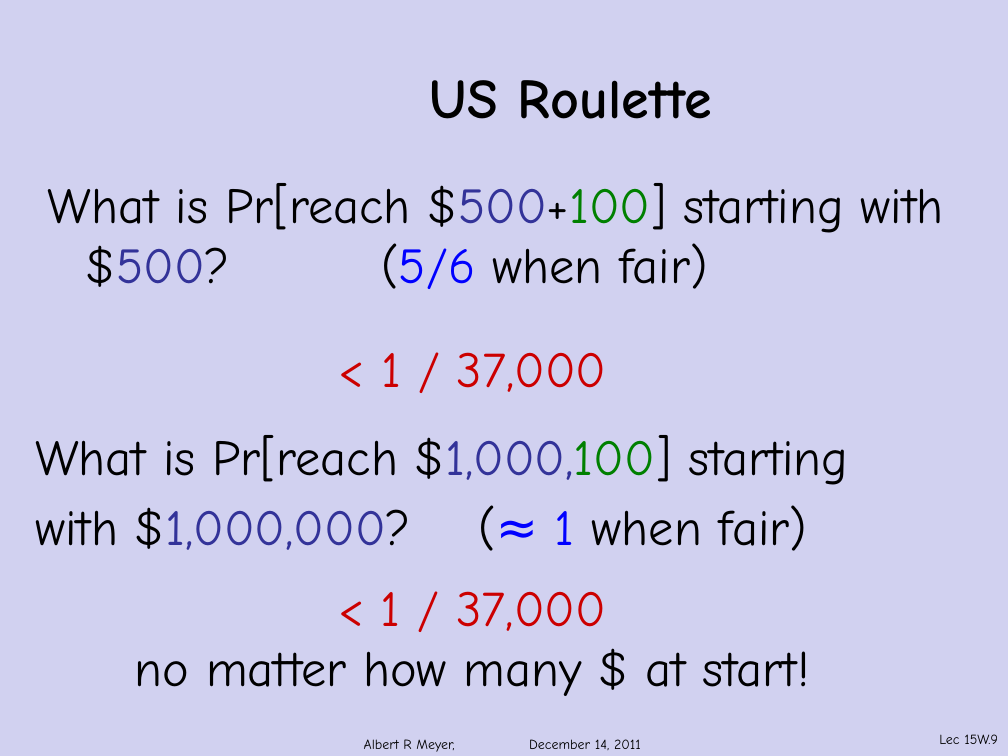
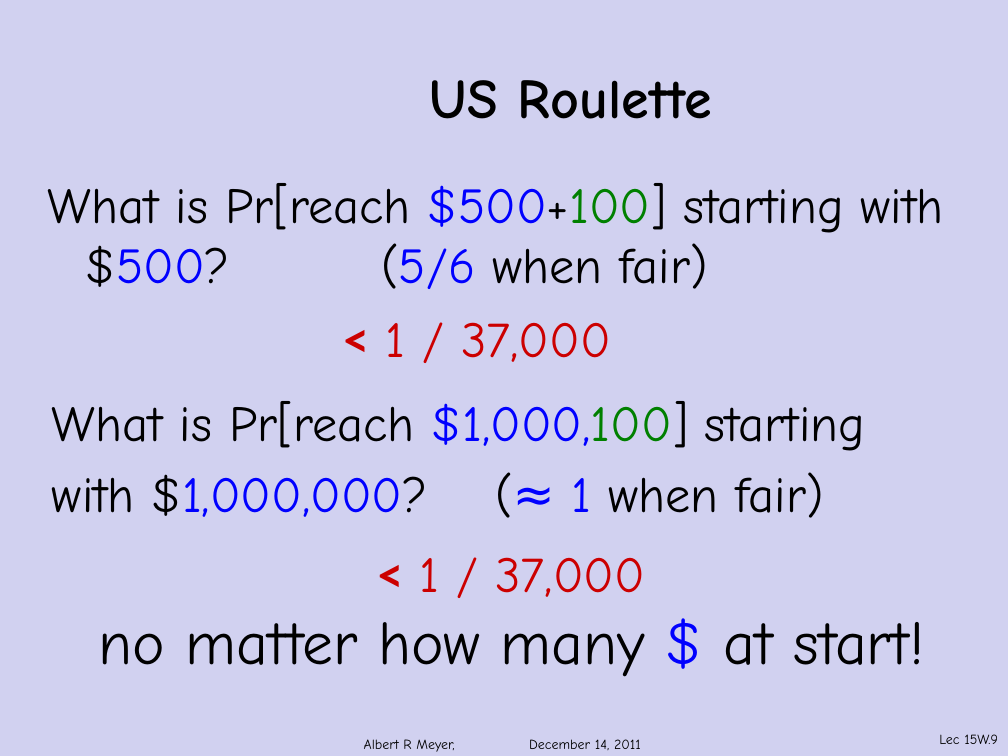
Before and after one commit to armeyer/mcs_web, a slide deck: slide 9 of fall11/slidesF11/slides15w.pptx. Drawn at 1008x756 pixels with LibreOffice and Linux fonts; fonts in the diff are those of the drawing; background and template pictures are left out. Boxes give left, top, right and bottom in pixels: in the first picture for what was removed or moved away, otherwise in the second. Text is boxed around its words. In the diff, an @@ line names an element or a change of style, - is before the commit and + after.

```diff
--- a/fall11/slidesF11/slides15w.pptx
+++ b/fall11/slidesF11/slides15w.pptx
@@ text "What is Pr[reach $500+100] starting ..." at <box>48,183,944,289</box>: text colour #000000 to #0000FF in "$500+100]"; text colour #333399 to #0000FF in "$500+100] $500?" @@
@@ text "< 1 / 37,000": place and size @@
-text "< 1 / 37,000" at <box>381,352,607,392</box>
+text "< 1 / 37,000" at <box>386,322,611,362</box>
@@ text "< 1 / 37,000" at <box>386,322,611,362</box>: font Comic Neue to Calibri, bold on in "<" @@
@@ text "What is Pr[reach $1,000,100] starting": place and size @@
-text "What is Pr[reach $1,000,100] starting" at <box>35,435,848,551</box>
+text "What is Pr[reach $1,000,100] starting" at <box>52,401,865,518</box>
@@ text "What is Pr[reach $1,000,100] starting" at <box>52,401,865,518</box>: text colour #000000 to #0000FF in "$1,000,100]"; text colour #333399 to #0000FF in "$1,000,100]", "$1,000,000?" @@
@@ text "< 1 / 37,000": place and size @@
-text "< 1 / 37,000" at <box>135,591,810,696</box>
+text "< 1 / 37,000" at <box>99,557,925,677</box>
@@ text "< 1 / 37,000" at <box>99,557,925,677</box>: font Comic Neue to Calibri, bold on in "<"; size 36 to 44 pt in "no matter how many $ at start!"; text colour #000000 to #0000FF in "$" @@
```
Also in this commit, not shown: 19 other slides changed, 6 slides added, 1 other file.
